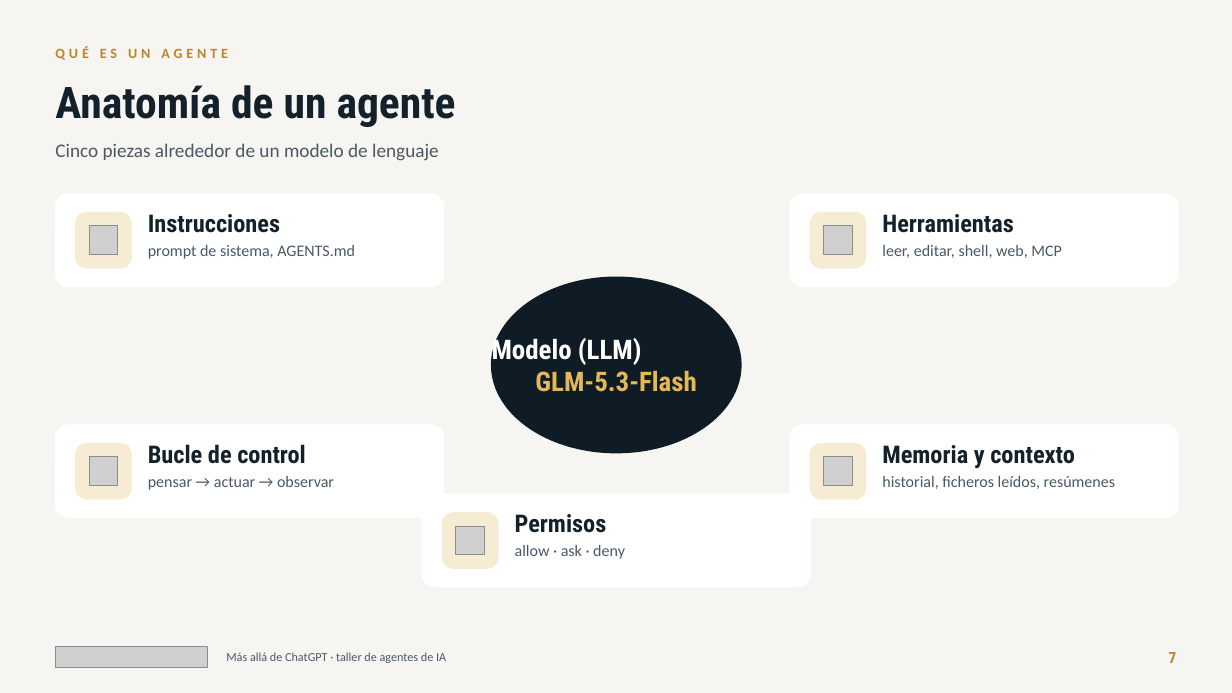
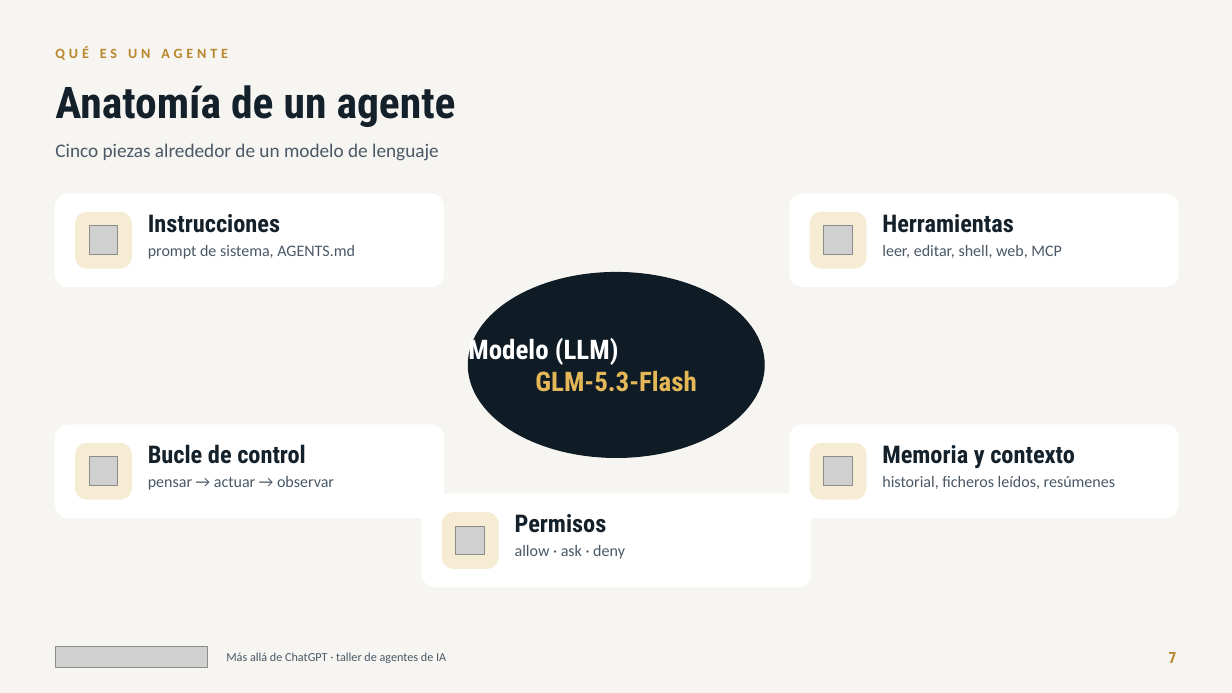
Before and after one commit to jlasherasTracasa/taller_semana_ia_2026, a slide deck: slide 7 of presentacion/taller-agentes-ia.pptx. Drawn at 1232x693 pixels with LibreOffice and Linux fonts; fonts in the diff are those of the drawing; grey boxes stand for pictures. Boxes give left, top, right and bottom in pixels: in the first picture for what was removed or moved away, otherwise in the second. Text is boxed around its words. In the diff, an @@ line names an element or a change of style, - is before the commit and + after.

```diff
--- a/presentacion/taller-agentes-ia.pptx
+++ b/presentacion/taller-agentes-ia.pptx
@@ text "Modelo (LLM) GLM-5.3-Flash" rewrapped from [492, 334, 696, 392] to [468, 334, 696, 392] @@
@@ ellipse: place and size @@
-ellipse at [492, 277, 741, 453]
+ellipse at [469, 273, 764, 457]
```
Also in this commit, not shown: 2 other slides changed, 59 other files.
